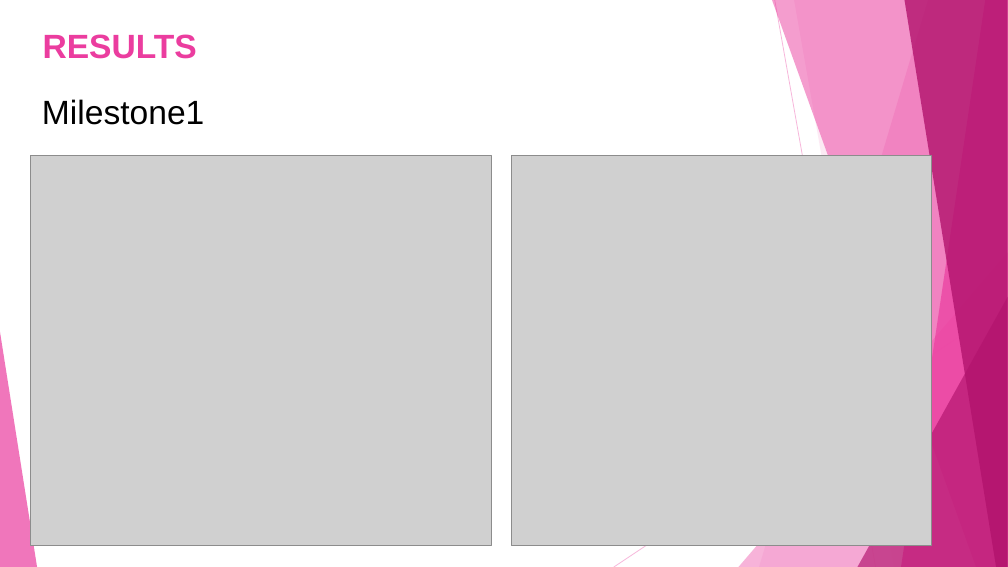
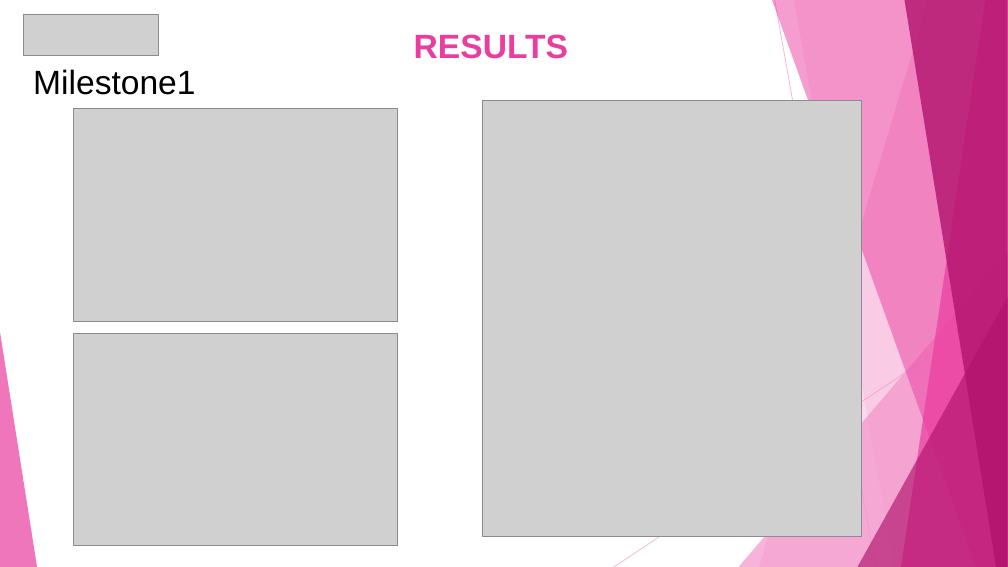
Before and after one commit to ShantaAngadageri/Infosys_Crowdcount_October2025_Shanta_Angadageri, a slide deck: slide 9 of crowd_count_ppt (2).pptx. Drawn at 1008x567 pixels with LibreOffice and Linux fonts; fonts in the diff are those of the drawing; grey boxes stand for pictures. Boxes give left, top, right and bottom in pixels: in the first picture for what was removed or moved away, otherwise in the second. Text is boxed around its words. In the diff, an @@ line names an element or a change of style, - is before the commit and + after.

```diff
--- a/crowd_count_ppt (2).pptx
+++ b/crowd_count_ppt (2).pptx
@@ picture added at (23, 14, 159, 55) @@
@@ title "RESULTS" at (414, 34, 568, 59): alignment left to centre @@
@@ text "Milestone1": place and size @@
-text "Milestone1" at (42, 99, 204, 125)
+text "Milestone1" at (33, 69, 195, 95)
@@ picture: place and size @@
-picture at (30, 156, 492, 546)
+picture at (73, 108, 397, 321)
@@ picture: place and size @@
-picture at (512, 156, 932, 546)
+picture at (482, 100, 861, 536)
@@ picture added at (73, 333, 397, 546) @@
```
Also in this commit, not shown: 16 other slides changed, 1 slide removed, 1 other file.
